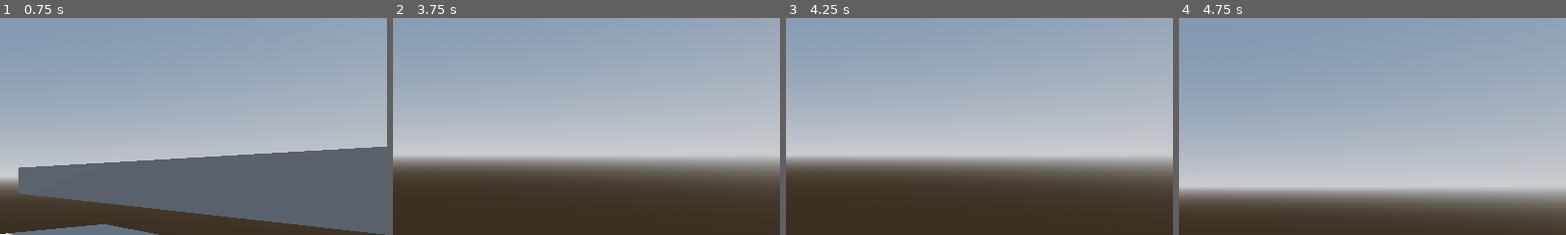
Above: before the commit, frames 1-4 (left to right).
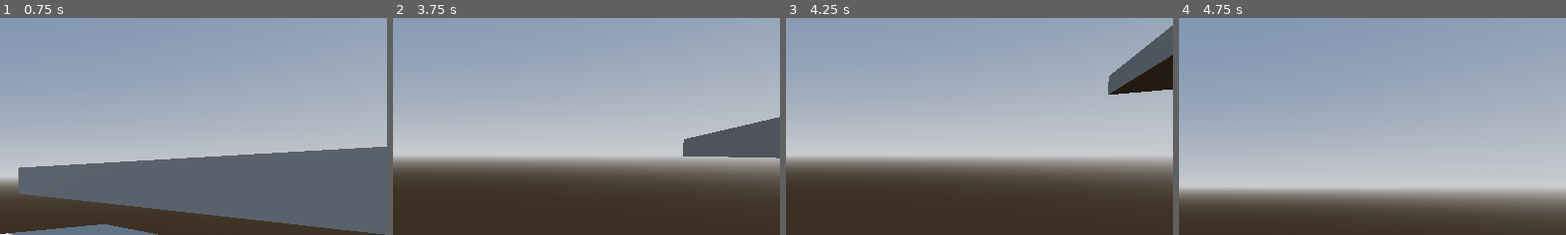
Above: after the commit, the same moments.

Repository: TyroneWessels/slechtegameingodot
Game: Godot game, scene res://scenes/Main.tscn
Same seed, same stepped clock (60 frames per second), same inputs: the game is played once before the commit and once after it.
Inputs (mouse positions are % of the whole screen's width and height, from its top left):
- Up to frame 1 (0.75 s): tap Enter (ui_accept) at 0.5 s; move the mouse to (55, 50) at 0.52 s; hold W (forward) from 0.53 s (still down); hold Ctrl (crouch) from 0.53 s (still down)
- Up to frame 2 (3.75 s): keep holding W (forward); tap Enter (ui_accept) at 0.77, 1.07, 1.52, 1.82, 2.3, 2.85, 3.02, 3.32, 3.5 s; tap Shift (sprint) at 0.8, 1.35 s; move the mouse to (45, 50) at 1.27 s; release Ctrl (crouch) at 1.28 s; tap V (free_look, bound only after the commit) at 1.55 s; move the mouse to (52, 48) at 2.02 s; hold V (free_look, bound only after the commit) 2.03-2.78 s; move the mouse to (49, 52) at 2.77 s; tap Ctrl (crouch) at 3.05 s; move the mouse to (57, 51) at 3.52 s; hold Ctrl (crouch) from 3.53 s (still down)
- Up to frame 3 (4.25 s): keep holding W (forward); keep holding Ctrl (crouch); tap Enter (ui_accept) at 3.77, 4.07 s; tap Shift (sprint) at 3.8 s
- Up to frame 4 (4.75 s): keep holding W (forward); move the mouse to (42, 49) at 4.27 s; release Ctrl (crouch) at 4.28 s; tap Shift (sprint) at 4.35 s; tap Enter (ui_accept) at 4.52 s; tap V (free_look, bound only after the commit) at 4.55 s
The pictures show only the part of the screen within x 50-100%, y 15-65%; the shares and areas given below are measured in that part.

Frame 1 is identical in both runs. In frame 2, 3.3% of the frame differs, in the area x 74-100%, y 45-65%; in frame 3, 3.2%; in frame 4, less than 0.1%.

Commit message:
meer player controls

Diff:
--- a/project.godot
+++ b/project.godot
@@ -45,5 +45,11 @@
 crouch={
 "deadzone": 0.2,
 "events": [Object(InputEventKey,"resource_local_to_scene":false,"resource_name":"","device":-1,"window_id":0,"alt_press …(195 unchanged characters)…
+, Object(InputEventKey,"resource_local_to_scene":false,"resource_name":"","device":-1,"window_id":0,"alt_pressed":false,"shift_pressed":false,"ctrl_pressed":false,"meta_pressed":false,"pressed":false,"keycode":0,"physical_keycode":67,"key_label":0,"unicode":99,"location":0,"echo":false,"script":null)
 ]
 }
+free_look={
+"deadzone": 0.2,
+"events": [Object(InputEventKey,"resource_local_to_scene":false,"resource_name":"","device":-1,"window_id":0,"alt_pressed":false,"shift_pressed":false,"ctrl_pressed":false,"meta_pressed":false,"pressed":false,"keycode":0,"physical_keycode":86,"key_label":0,"unicode":118,"location":0,"echo":false,"script":null)
+]
+}
--- /dev/null
+++ b/scenes/Apartment_cutscene.tscn
@@ -0,0 +1,59 @@
+[gd_scene load_steps=6 format=3 uid="uid://cm62cocg0mtvh"]
+
+[ext_resource type="PackedScene" uid="uid://bykpmysugtiki" path="res://scenes/background_building.tscn" id="1_5idki"]
+
+[sub_resource type="ProceduralSkyMaterial" id="ProceduralSkyMaterial_8mbd6"]
+sky_horizon_color = Color(0.66224277, 0.6717428, 0.6867428, 1)
+ground_horizon_color = Color(0.66224277, 0.6717428, 0.6867428, 1)
+
+[sub_resource type="Sky" id="Sky_wi61l"]
+sky_material = SubResource("ProceduralSkyMaterial_8mbd6")
+
+[sub_resource type="Environment" id="Environment_4qglb"]
+background_mode = 2
+sky = SubResource("Sky_wi61l")
+tonemap_mode = 2
+glow_enabled = true
+
+[sub_resource type="CapsuleMesh" id="CapsuleMesh_6clyn"]
+
+[node name="Node3D" type="Node3D"]
+
+[node name="stage" type="Node3D" parent="."]
+
+[node name="CSGBox3D" type="CSGBox3D" parent="stage"]
+transform = Transform3D(1, 0, 0, 0, 1, 0, 0, 0, 1, 0, -0.5, 0)
+use_collision = true
+size = Vector3(50, 1, 50)
+
+[node name="CSGBox3D2" type="CSGBox3D" parent="stage"]
+transform = Transform3D(1, 0, 0, 0, 1, 0, 0, 0, 1, 0, 1, -25.5)
+size = Vector3(52, 4, 1)
+
+[node name="env" type="Node3D" parent="."]
+
+[node name="WorldEnvironment" type="WorldEnvironment" parent="env"]
+environment = SubResource("Environment_4qglb")
+
+[node name="DirectionalLight3D" type="DirectionalLight3D" parent="env"]
+transform = Transform3D(-0.4422246, 0.22536102, -0.86812997, -0.8611139, -0.37738168, 0.34068468, -0.2508393, 0.8982179, 0.36094898, 0, 0, 0)
+shadow_enabled = true
+
+[node name="Background building" parent="." instance=ExtResource("1_5idki")]
+transform = Transform3D(1, 0, 0, 0, 1, 0, 0, 0, 1, -31.042969, 0, -127.97296)
+
+[node name="HeightReference" type="CSGMesh3D" parent="."]
+transform = Transform3D(1, 0, 0, 0, 1, 0, 0, 0, 1, -16.01447, 1, -17.33665)
+mesh = SubResource("CapsuleMesh_6clyn")
+
+[node name="CSGBox3D2" type="CSGBox3D" parent="."]
+transform = Transform3D(1, 0, 0, 0, 1, 0, 0, 0, 1, 0, 1, 25.5)
+size = Vector3(52, 4, 1)
+
+[node name="CSGBox3D3" type="CSGBox3D" parent="."]
+transform = Transform3D(-4.371139e-08, 0, -1, 0, 1, 0, 1, 0, -4.371139e-08, -25.5, 1, 8.121133e-07)
+size = Vector3(50, 4, 1)
+
+[node name="CSGBox3D4" type="CSGBox3D" parent="."]
+transform = Transform3D(-4.371139e-08, 0, -1, 0, 1, 0, 1, 0, -4.371139e-08, 25.500002, 1, 8.121133e-07)
+size = Vector3(50, 4, 1)
--- a/scenes/Hub.tscn
+++ /dev/null
@@ -1,7 +0,0 @@
-[gd_scene format=3 uid="uid://cm62cocg0mtvh"]
-
-[node name="Node3D" type="Node3D"]
-
-[node name="CSGBox3D" type="CSGBox3D" parent="."]
-transform = Transform3D(1, 0, 0, 0, 1, 0, 0, 0, 1, 0, 0.012015641, 0)
-size = Vector3(77.32, 0.775, 72.85)
--- a/scenes/Main.tscn
+++ b/scenes/Main.tscn
@@ -1,6 +1,6 @@
-[gd_scene load_steps=7 format=3 uid="uid://bl3ukhslinubo"]
+[gd_scene load_steps=5 format=3 uid="uid://bl3ukhslinubo"]
 
-[ext_resource type="Script" uid="uid://dv3cydtd8u3ew" path="res://scripts/player.gd" id="1_elqb8"]
+[ext_resource type="PackedScene" uid="uid://d4m8spqlbof8g" path="res://scenes/player.tscn" id="1_elqb8"]
 
 [sub_resource type="ProceduralSkyMaterial" id="ProceduralSkyMaterial_rvslj"]
 sky_horizon_color = Color(0.66224277, 0.6717428, 0.6867428, 1)
@@ -14,11 +14,6 @@
 sky = SubResource("Sky_0bbpv")
 tonemap_mode = 2
 glow_enabled = true
-
-[sub_resource type="CapsuleShape3D" id="CapsuleShape3D_elqb8"]
-
-[sub_resource type="CapsuleShape3D" id="CapsuleShape3D_rvslj"]
-height = 1.4
 
 [node name="World" type="Node3D"]
 
@@ -43,22 +38,4 @@
 [node name="WorldEnvironment" type="WorldEnvironment" parent="env"]
 environment = SubResource("Environment_rarhs")
 
-[node name="Player" type="CharacterBody3D" parent="."]
-script = ExtResource("1_elqb8")
-
-[node name="standing_collison_shape" type="CollisionShape3D" parent="Player"]
-transform = Transform3D(1, 0, 0, 0, 1, 0, 0, 0, 1, 0, 1, 0)
-shape = SubResource("CapsuleShape3D_elqb8")
-
-[node name="crouching_collison_shape" type="CollisionShape3D" parent="Player"]
-transform = Transform3D(1, 0, 0, 0, 1, 0, 0, 0, 1, 0, 0.70000005, 0)
-shape = SubResource("CapsuleShape3D_rvslj")
-disabled = true
-
-[node name="head" type="Node3D" parent="Player"]
-transform = Transform3D(1, 0, 0, 0, 1, 0, 0, 0, 1, 0, 1.8, 0)
-
-[node name="Camera3D" type="Camera3D" parent="Player/head"]
-
-[node name="RayCast3D" type="RayCast3D" parent="Player"]
-target_position = Vector3(0, 2, 0)
+[node name="Player" parent="." instance=ExtResource("1_elqb8")]
--- /dev/null
+++ b/scenes/background_building.tscn
@@ -0,0 +1,7 @@
+[gd_scene format=3 uid="uid://bykpmysugtiki"]
+
+[node name="Background building" type="Node3D"]
+
+[node name="CSGBox3D" type="CSGBox3D" parent="."]
+transform = Transform3D(1, 0, 0, 0, 1, 0, 0, 0, 1, 0, 50, 0)
+size = Vector3(40, 100, 40)
--- /dev/null
+++ b/scenes/player.tscn
@@ -0,0 +1,30 @@
+[gd_scene load_steps=4 format=3 uid="uid://d4m8spqlbof8g"]
+
+[ext_resource type="Script" uid="uid://dv3cydtd8u3ew" path="res://scripts/player.gd" id="1_3vyb7"]
+
+[sub_resource type="CapsuleShape3D" id="CapsuleShape3D_g2els"]
+
+[sub_resource type="CapsuleShape3D" id="CapsuleShape3D_qhqgy"]
+height = 1.4
+
+[node name="Player" type="CharacterBody3D"]
+script = ExtResource("1_3vyb7")
+
+[node name="standing_collison_shape" type="CollisionShape3D" parent="."]
+transform = Transform3D(1, 0, 0, 0, 1, 0, 0, 0, 1, 0, 1, 0)
+shape = SubResource("CapsuleShape3D_g2els")
+
+[node name="crouching_collison_shape" type="CollisionShape3D" parent="."]
+transform = Transform3D(1, 0, 0, 0, 1, 0, 0, 0, 1, 0, 0.70000005, 0)
+shape = SubResource("CapsuleShape3D_qhqgy")
+disabled = true
+
+[node name="RayCast3D" type="RayCast3D" parent="."]
+target_position = Vector3(0, 2, 0)
+
+[node name="neck" type="Node3D" parent="."]
+transform = Transform3D(1, 0, 0, 0, 1, 0, 0, 0, 1, 0, 1.8, 0)
+
+[node name="head" type="Node3D" parent="neck"]
+
+[node name="Camera3D" type="Camera3D" parent="neck/head"]
--- a/scripts/player.gd
+++ b/scripts/player.gd
@@ -1,10 +1,12 @@
 extends CharacterBody3D
 
 # Player Nodes
-@onready var head: Node3D = $head
+@onready var neck: Node3D = $neck
+@onready var head: Node3D = $neck/head
 @onready var standing_collison_shape: CollisionShape3D = $standing_collison_shape
 @onready var crouching_collison_shape: CollisionShape3D = $crouching_collison_shape
 @onready var ray_cast_3d: RayCast3D = $RayCast3D
+@onready var camera_3d: Camera3D = $neck/head/Camera3D
 
 # Speed Variables
 var current_speed = 5.0
@@ -13,16 +15,31 @@
 const sprinting_speed = 8.0
 const crouching_speed = 3.0
 
+#States
+var walking = false
+var sprinting = false
+var crouching = false
+var free_looking = false
+var sliding = false
+
+#Slide Variables
+var slide_timer = 0.0
+var slide_timer_max = 1.0
+var slide_vector = Vector2.ZERO
+var slide_speed = 10.0
+
+# Movement Variables
 const jump_velocity = 4.5
 
-const mouse_sens = 0.4
-
+var crouching_depth = -0.5
 
 var lerp_speed = 10.0
 
+var free_look_tilt_amount = 8
+
+# Input Variables
 var direction = Vector3.ZERO
-
-var crouching_depth = -0.5
+const mouse_sens = 0.4
 
 # Mouse Lock
 func _ready():
@@ -31,25 +48,71 @@
 # Looking
 func _input(event):
 	if event is InputEventMouseMotion:
-		rotate_y(deg_to_rad(-event.relative.x * mouse_sens))
+		if free_looking:
+			neck.rotate_y(deg_to_rad(-event.relative.x * mouse_sens))
+			neck.rotation.y = clamp(neck.rotation.y,deg_to_rad(-100),deg_to_rad(100))
+		else:
+			rotate_y(deg_to_rad(-event.relative.x * mouse_sens))
 		head.rotate_x(deg_to_rad(-event.relative.y * mouse_sens))
 		head.rotation.x = clamp(head.rotation.x,deg_to_rad(-89),deg_to_rad(89))
 
 func _physics_process(delta: float) -> void:
+	# Getting movement input
+	var input_dir = Input.get_vector("left", "right", "forward", "backward")
 
-	if Input.is_action_pressed("crouch"):
+	# Crouching Logic
+	if Input.is_action_pressed("crouch") || sliding:
 		current_speed = crouching_speed
-		head.position.y = lerp(head.position.y,1.8 + crouching_depth,delta*lerp_speed)
+		head.position.y = lerp(head.position.y,crouching_depth,delta*lerp_speed)
+
 		standing_collison_shape.disabled = true
 		crouching_collison_shape.disabled = false
+
+		#Slide begin
+		if sprinting && input_dir != Vector2.ZERO:
+			sliding = true
+			slide_timer = slide_timer_max
+			slide_vector = input_dir
+			free_looking = true
+
+		walking = false
+		sprinting = false
+		crouching = true
+	# Head Block Check
 	elif !ray_cast_3d.is_colliding():
 		standing_collison_shape.disabled = false
 		crouching_collison_shape.disabled = true
-		head.position.y = lerp(head.position.y,1.8,delta*lerp_speed)
+
+		head.position.y = lerp(head.position.y,0.0,delta*lerp_speed)
+		# Sprint Logic
 		if Input.is_action_pressed("sprint"):
 			current_speed = sprinting_speed
+
+			walking = false
+			sprinting = true
+			crouching = false
 		else:
 			current_speed = walking_speed
+
+			walking = true
+			sprinting = false
+			crouching = false
+
+	# Handle Free Looking
+	if Input.is_action_pressed("free_look") || sliding:
+		free_looking = true
+		camera_3d.rotation.z = -deg_to_rad(neck.rotation.y*free_look_tilt_amount)
+	else:
+		free_looking = false
+		neck.rotation.y = lerp(neck.rotation.y,0.0,delta*lerp_speed)
+		camera_3d.rotation.z = lerp(camera_3d.rotation.z,0.0,delta*lerp_speed)
+
+	#Handle Sliding
+	if sliding:
+		slide_timer -= delta
+		if slide_timer <= 0:
+			sliding = false
+			free_looking = false
 
 	# Add the gravity.
 	if not is_on_floor():
@@ -59,15 +122,24 @@
 	if !ray_cast_3d.is_colliding():
 		if Input.is_action_just_pressed("ui_accept") and is_on_floor():
 			velocity.y = jump_velocity
+			sliding = false
 
 	# Get the input direction and handle the movement/deceleration.
 	# As good practice, you should replace UI actions with custom gameplay actions.
-	var input_dir := Input.get_vector("left", "right", "forward", "backward")
+
 	direction = lerp(direction,(transform.basis * Vector3(input_dir.x, 0, input_dir.y)).normalized(),delta*lerp_speed)
+
+	if sliding:
+		direction = (transform.basis * Vector3(slide_vector.x,0,slide_vector.y)).normalized()
 
 	if direction:
 		velocity.x = direction.x * current_speed
 		velocity.z = direction.z * current_speed
+
+		if sliding:
+			velocity.x = direction.x * (slide_timer + 0.2) * slide_speed
+			velocity.z = direction.z * (slide_timer + 0.2) * slide_speed
+
 	else:
 		velocity.x = move_toward(velocity.x, 0, current_speed)
 		velocity.z = move_toward(velocity.z, 0, current_speed)
